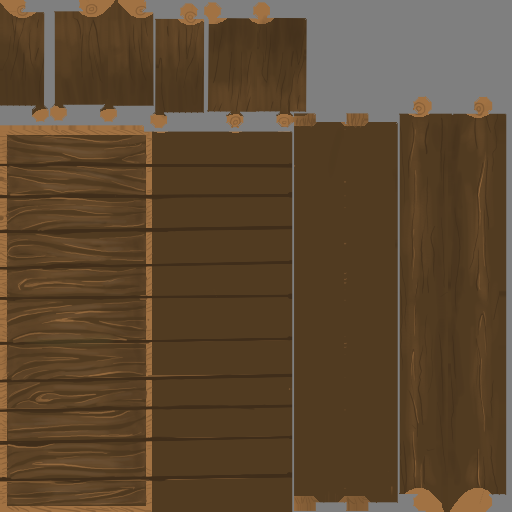
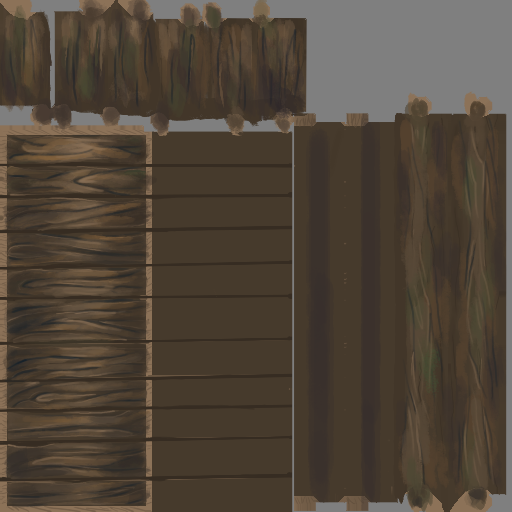
Comparing the layer stacks of the two 512×512 images. Changes:
added layer "Layer 4" in group "Diffuse" over (x1=2, y1=0, x2=500, y2=512)
added layer "Layer 3" in group "Diffuse" over (x1=0, y1=0, x2=507, y2=512)
